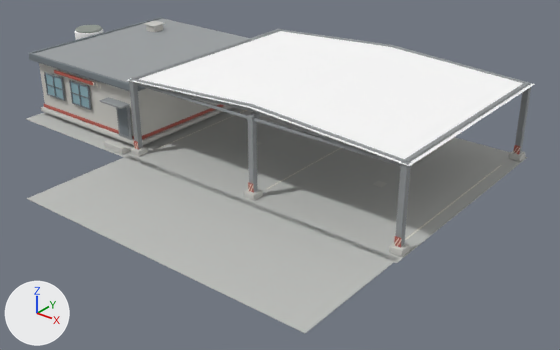
The OBJ model assets/building/generated/earthworks_facility.obj as it was, and as the next commit left it.
Before and after are seen from a camera (50 mm lens) standing at (40.9, -48.4, 26.9) and looking at (4.6, -3.0, -1.3). The lights are fixed; the arrows at lower left show +X, +Y and +Z. The older version comes first. Where no turn or scale is listed for an object, it has been applied to the vertices.

The first picture shows 'mesh_canopy_structural_steel', 'mesh_corrugated_galvanized_roof', 'mesh_dispatch_concrete', 'mesh_foundation_concrete', 'mesh_office_roof_graphite', 'mesh_office_window_glass', 'mesh_parking_surface_concrete', 'mesh_safety_red', 'mesh_window_frames' and 3 more.
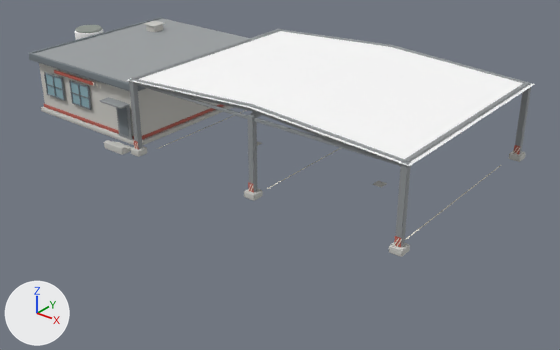
Commit message: Use native asphalt surface for facility forecourt

The change in detail:
Object 'mesh_parking_surface_concrete' (ob_mesh_parking_surface_concrete) is deleted.

Pixel boxes (x1, y1, x2, y2) of what changed, in the pictures (560 x 350 px):
'mesh_parking_surface_concrete', deleted
    before: (26, 107, 527, 333)
